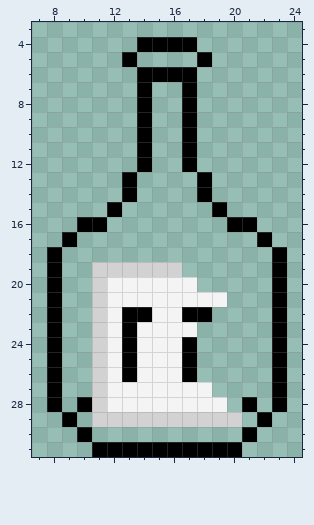
Two versions of one pixel-art sprite, Assets/Images/white_room/grass_bin.png. This is how it looked before the edit.
The file is 32x32 pixels. Shown: x 7..24, y 3..31.
The same view after the edit:
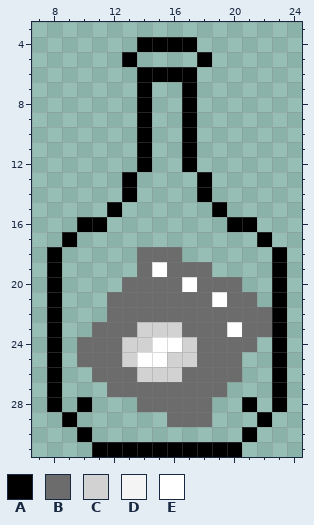
Palette (. is transparent): A #000000  B #6c6c6c  C #d2d2d2  D #f4f4f4  E #ffffff
The exact change:
There is now colour B in row 18 at x 14 to 16; in row 19 at x 17 to 18; in row 20 at x 18 to 20; in row 21 at x 20 to 21; in row 22 at x 19 to 22; in row 23 at x 18 to 19 and 21 to 22.
There is now colour B in row 24 at x 10 and 18 to 21; in row 25 at x 10 and 18 to 20; in row 26 at x 18 to 20; in row 27 at x 19.
The edit turns colour A into colour B in row 22 at x 13 to 14 and 17 to 18; in row 23 at x 13; in row 26 at x 13 and 17.
The edit turns colour C into colour B in row 19 at x 14 and 16; in rows 23 to 26 at x 11; in row 29 at x 16 to 18.
The edit turns colour D into colour B in row 20 at x 13 to 16; in row 21 at x 12 to 18; in row 22 at x 12 and 15 to 16; in row 23 at x 12 and 17; in rows 24 to 26 at x 12; in row 27 at x 12 to 18.
The edit turns colour D into colour B in row 28 at x 14 to 18.
The edit turns colour A into colour C in rows 24 to 25 at x 13 and 17.
The edit turns colour D into colour C in row 23 at x 14 to 16; in row 24 at x 14; in row 25 at x 16; in row 26 at x 14 to 16.
There is now colour E in row 23 at x 20.
The edit turns colour C into colour E in row 19 at x 15.
The edit turns colour D into colour E in row 20 at x 17; in row 21 at x 19; in row 24 at x 15 to 16; in row 25 at x 14 to 15.
Colour C is removed in row 19 at x 11 to 13; in rows 20 to 22 at x 11; in rows 27 to 28 at x 11; in row 29 at x 11 to 15 and 19 to 20.
Colour D is removed in row 20 at x 12; in row 28 at x 12 to 13 and 19.
Boxes around the changes in both pictures, in picture pixels (x1, y1, x2, y2):
changed: (77, 247, 272, 427)
